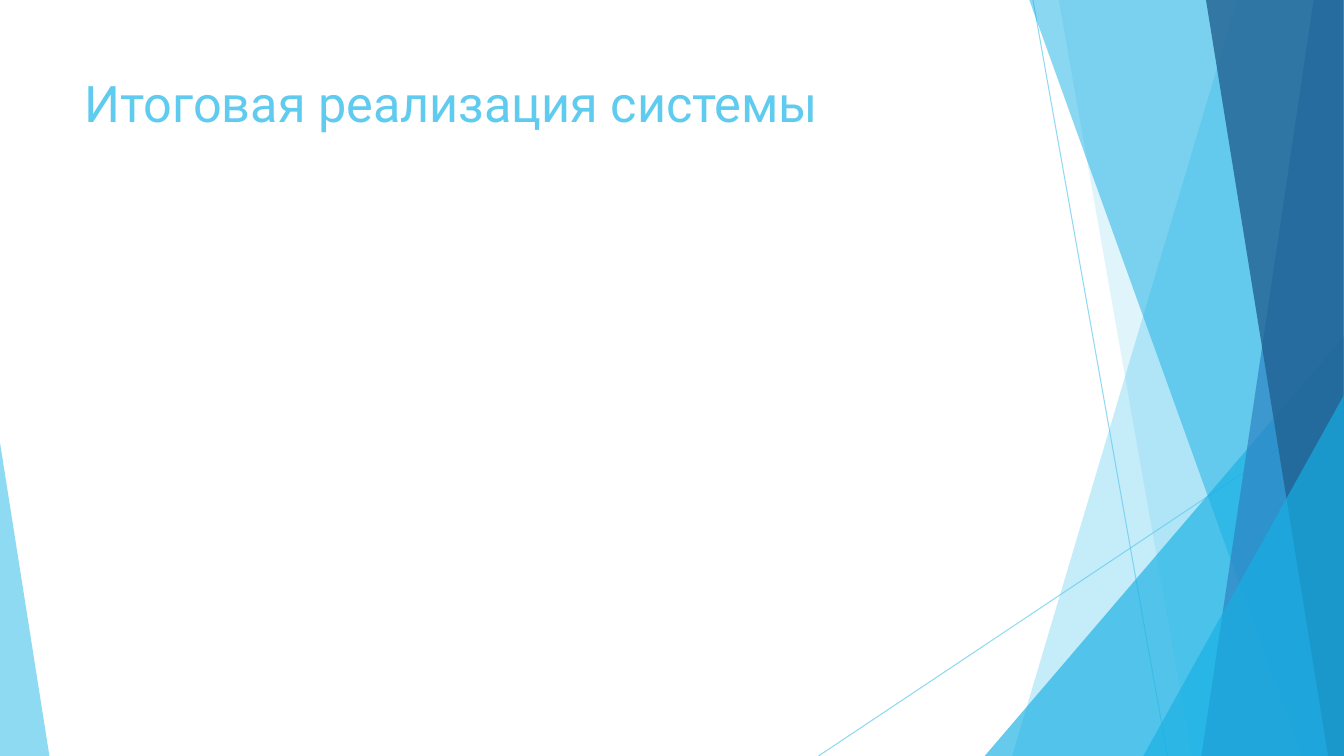
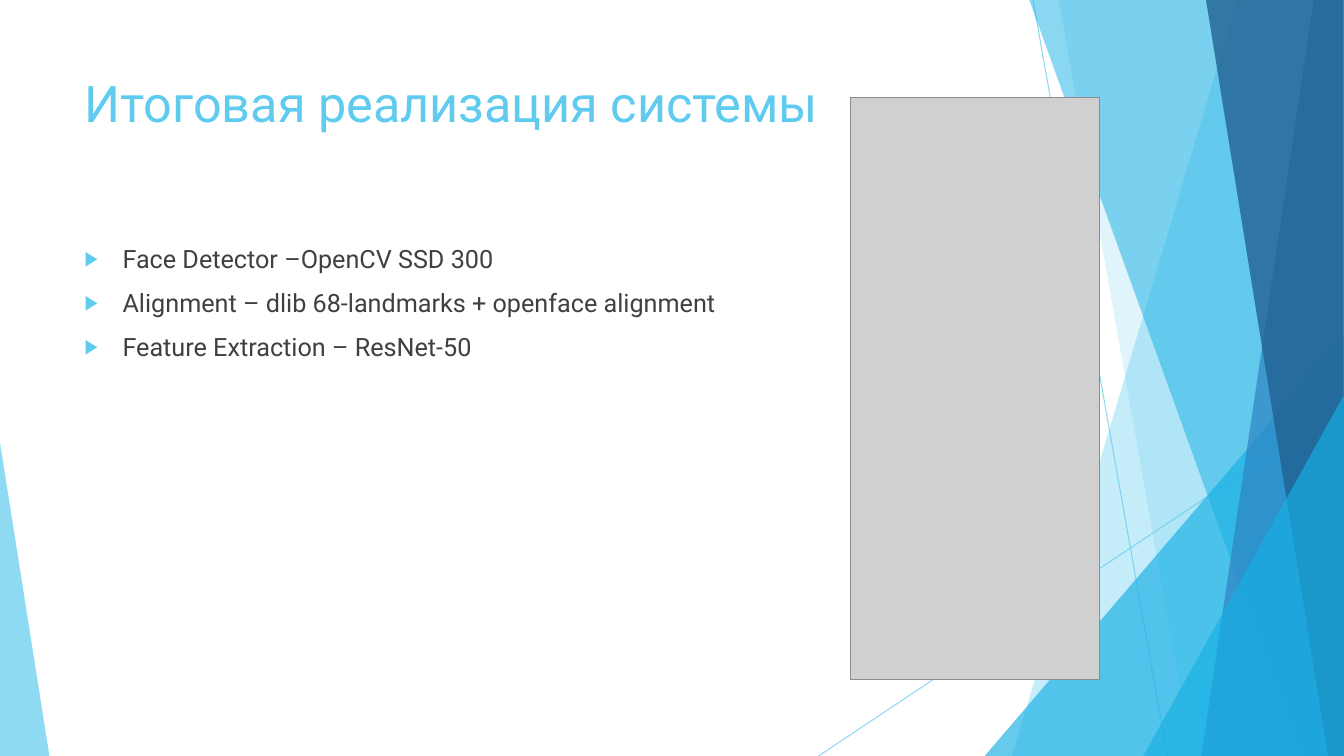
Before and after one commit to greyhuman/FaceReco, a slide deck: slide 19 of docs/external/Итоговая презентация.pptx. Drawn at 1344x756 pixels with LibreOffice and Linux fonts; fonts in the diff are those of the drawing; grey boxes stand for pictures. Boxes give left, top, right and bottom in pixels: in the first picture for what was removed or moved away, otherwise in the second. Text is boxed around its words. In the diff, an @@ line names an element or a change of style, - is before the commit and + after.

```diff
--- a/docs/external/Итоговая презентация.pptx
+++ b/docs/external/Итоговая презентация.pptx
@@ picture added at [851, 98, 1100, 680] @@
@@ text added at [123, 250, 716, 357], 18 pt, text #404040 @@
+▶ Face Detector –OpenCV SSD 300
+▶ Alignment – dlib 68-landmarks + openface alignment
+▶ Feature Extraction – ResNet-50
```
Also in this commit, not shown: 4 other slides changed, 2 slides added, 1 slide removed.
